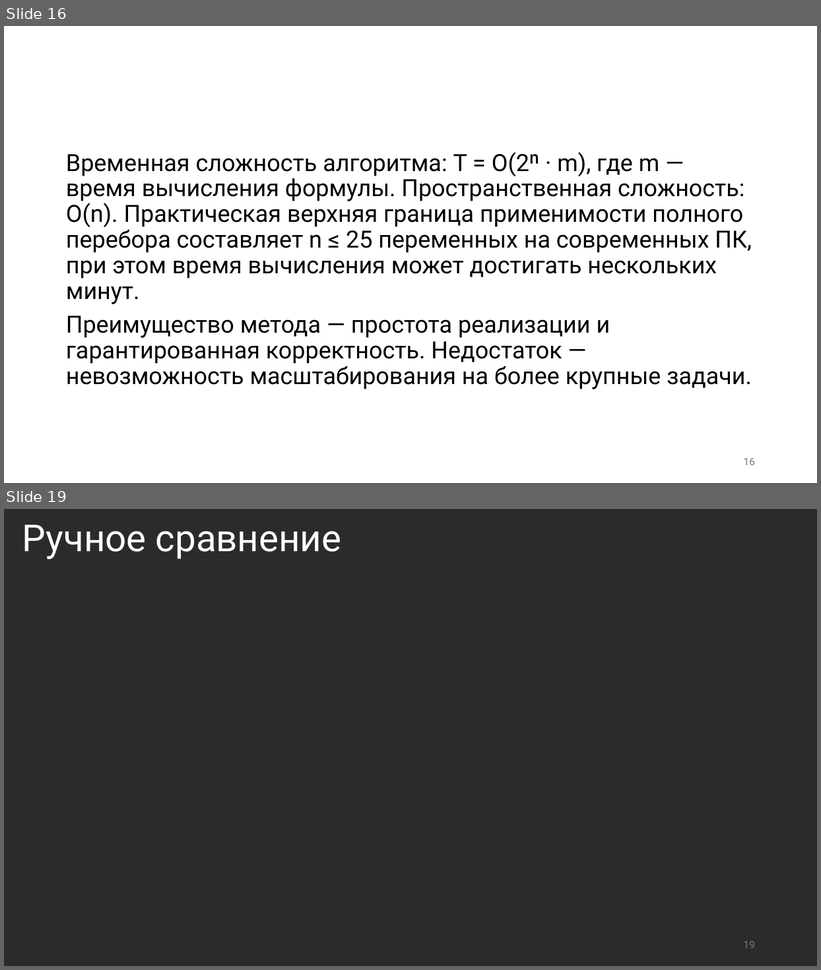
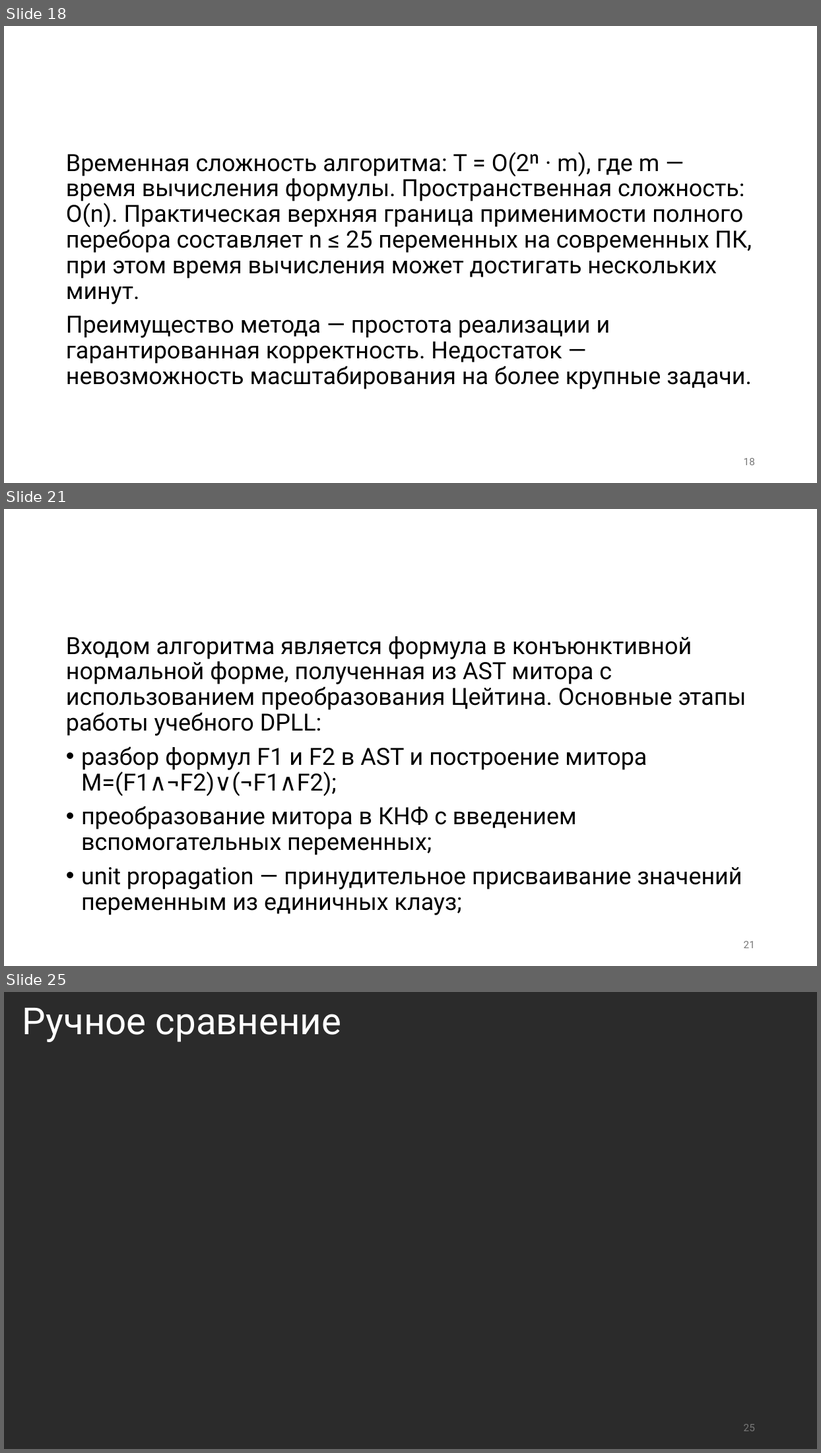
Before and after one commit to PlatonBarchenkov/SAT_Solver, a slide deck: SAT-решатели (презентация).pptx. Shown one above the other, each under a label of ours: slides 16 and 19 before the commit, slides 18, 21 and 25 after it; the slides between them are not shown. The pictures are 821x970 and 821x1453 pixels, drawn with LibreOffice and Linux fonts; fonts in the diff are those of the drawing; grey boxes stand for pictures; background and template pictures are left out; a plain dark background stands for a picture behind light text. Boxes give left, top, right and bottom in pixels: in the first picture for what was removed or moved away, otherwise in the second. Text is boxed around its words. In the diff, an @@ line names an element or a change of style, - is before the commit and + after.

```diff
--- a/SAT-решатели (презентация).pptx
+++ b/SAT-решатели (презентация).pptx
@@ slide 21 added at bbox=[4, 509, 817, 966], background picture (left out) @@
@@ text added at bbox=[66, 636, 746, 916], 28 pt, text #000000 @@
+Входом алгоритма является формула в конъюнктивной нормальной форме, полученная из AST митора с использованием преобразования Цейтина. Основные этапы работы учебного DPLL:
+• разбор формул F1 и F2 в AST и построение митора M=(F1∧¬F2)∨(¬F1∧F2);
+• преобразование митора в КНФ с введением вспомогательных переменных;
+• unit propagation — принудительное присваивание значений переменным из единичных клауз;
@@ title added at bbox=[260, 709, 322, 731], 44 pt, text #FFFFFF @@
+Учебный DPLL
@@ page number added at bbox=[744, 941, 755, 949], 12 pt, text #797979 @@
+21
@@ what was slide 16 is now slide 18 @@
@@ page number at bbox=[744, 458, 755, 466]: text changed @@
-16
+18
@@ what was slide 19 is now slide 25 @@
@@ page number at bbox=[744, 1424, 755, 1432]: text changed @@
-19
+25
```
Also in this commit, not shown: 6 slides changed, 5 other slides added, 3 other files.
